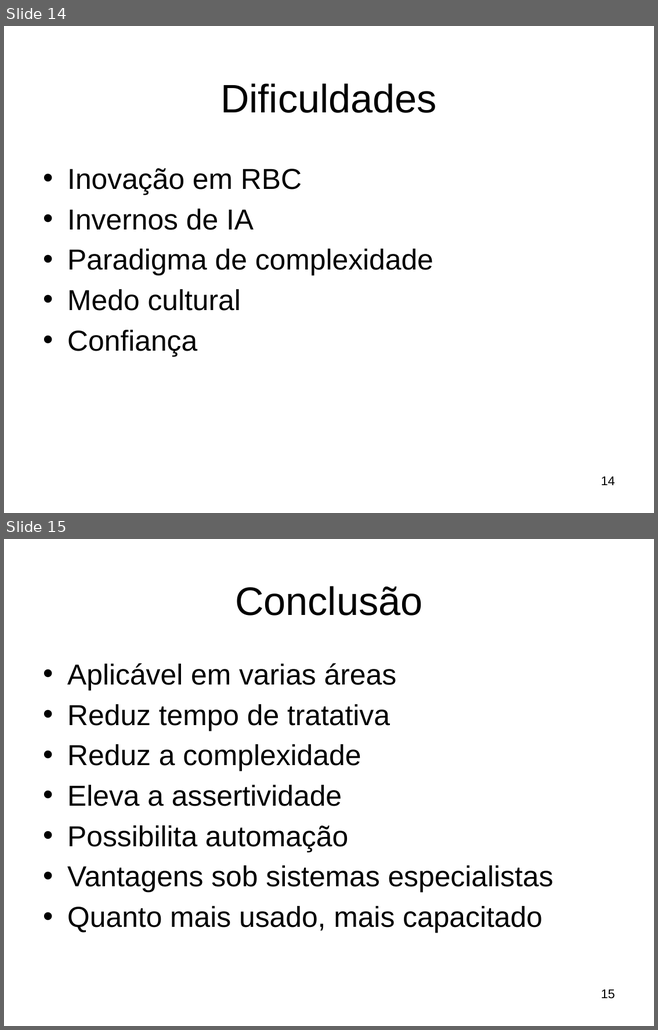
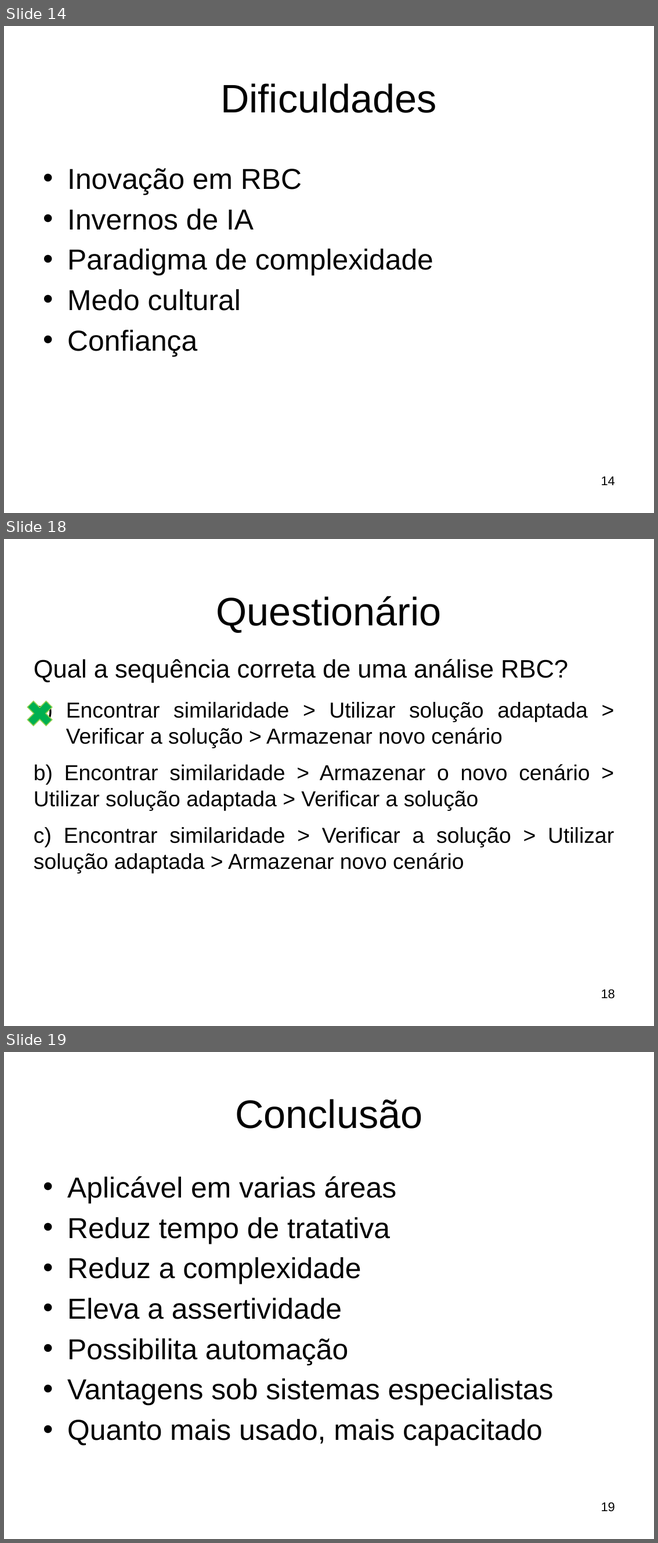
Before and after one commit to leticiawoelfer/algoritmo-genetico-IA, a slide deck: Seminário/Rascunho Douglas/Apresentação Raciocinio Baseado em Casos.pptx. Shown one above the other, each under a label of ours: slides 14 and 15 before the commit, slides 14, 18 and 19 after it; the slides between them are not shown. The pictures are 658x1030 and 658x1543 pixels, drawn with LibreOffice and Linux fonts; fonts in the diff are those of the drawing; background and template pictures are left out. Boxes give left, top, right and bottom in pixels: in the first picture for what was removed or moved away, otherwise in the second. Text is boxed around its words. In the diff, an @@ line names an element or a change of style, - is before the commit and + after.

Commit message:
Apresentação

```diff
--- a/Seminário/Rascunho Douglas/Apresentação Raciocinio Baseado em Casos.pptx
+++ b/Seminário/Rascunho Douglas/Apresentação Raciocinio Baseado em Casos.pptx
@@ slide 18 added at (4,539,654,1026), background picture (left out) @@
@@ title added at (216,596,441,633), 44 pt, text #000000 @@
+Questionário
@@ text added at (34,659,614,873), 24 pt, text #000000 @@
+Qual a sequência correta de uma análise RBC?
+a) Encontrar similaridade > Utilizar solução adaptada > Verificar a solução > Armazenar novo cenário
+b) Encontrar similaridade > Armazenar o novo cenário > Utilizar solução adaptada > Verificar a solução
+c) Encontrar similaridade > Verificar a solução > Utilizar solução adaptada > Armazenar novo cenário
@@ cross added at (22,696,58,732), fill #00B050, outline #92D050 1 pt @@
@@ page number added at (601,989,615,999), 14 pt, text #000000 @@
+18
@@ what was slide 15 is now slide 19 @@
@@ page number at (601,1502,615,1512): text changed @@
-15
+19
```
Also in this commit, not shown: 3 other slides added, 2 other files.
